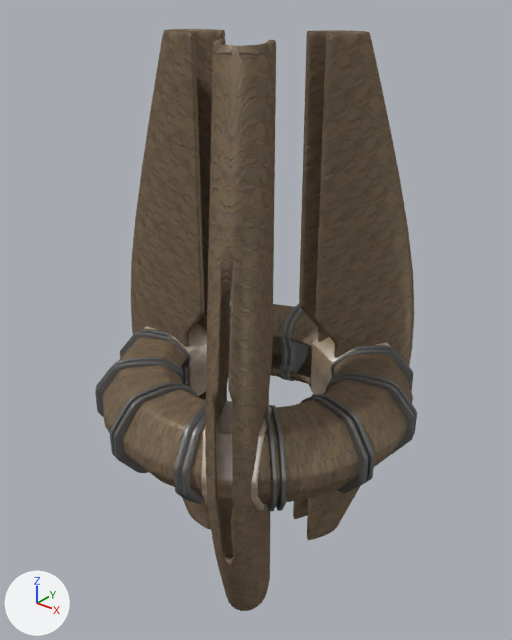
The Blender file zortek_foundry/foundry.blend: old version first, new version second.
Both versions are drawn from a camera (50 mm lens) standing at (574.0, -721.0, 563.0) and looking at (-15.0, 16.0, 106.0). The lights are fixed; the arrows at lower left show +X, +Y and +Z.

Objects in the first picture: 'Promenade', 'Promenade Rib', 'Shell', 'ShellPromenadeInterface'.
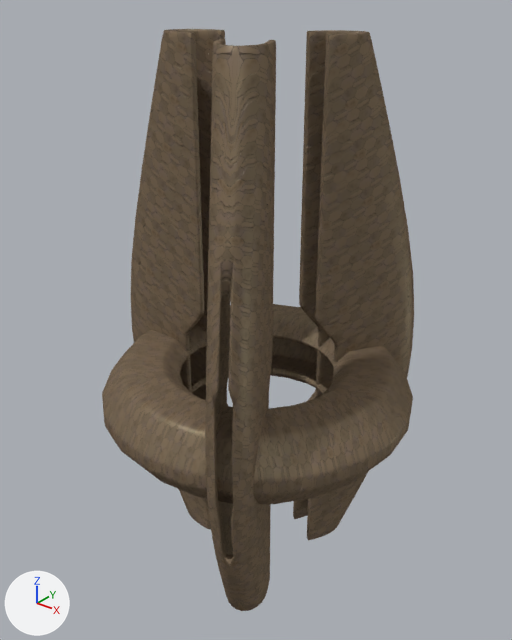
Where the change shows, as pixel boxes [x1, y1, x2, y2] in the pictures (512 x 640 px):
'Promenade Rib', hidden: before [95, 304, 417, 511]
'ShellPromenadeInterface', hidden: before [144, 324, 390, 510]

The edits, one by one:
Object 'Promenade Rib' (ob_promenade_rib) is now hidden.
Object 'ShellPromenadeInterface' (ob_shellpromenadeinterface) is now hidden.
